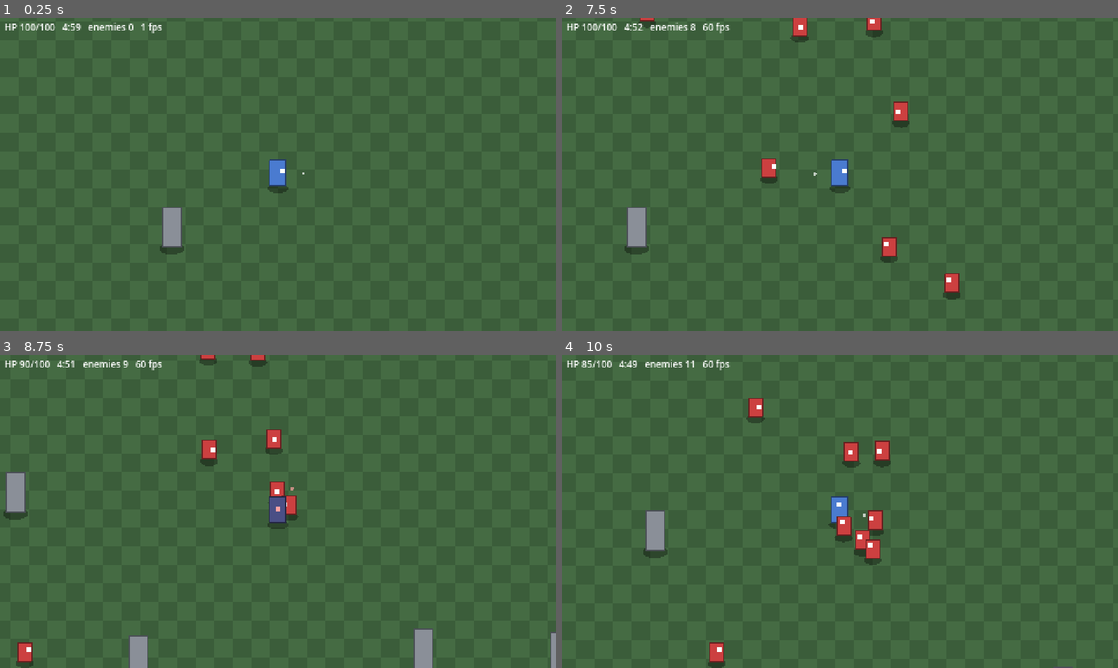
Above: before the commit, frames 1-4 (two rows, left to right).
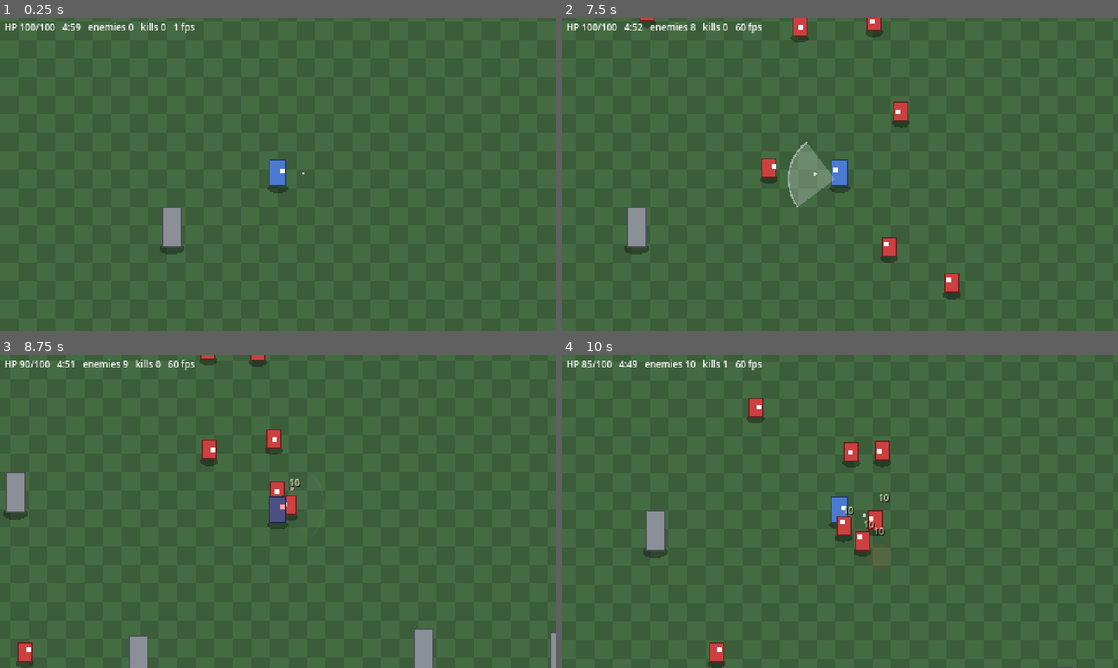
Above: after the commit, the same moments.

Repository: boki-io/game
Game: Godot game, scene res://scenes/main.tscn
Two runs of this game, one before a commit and one after it. Both use one fixed random seed, a clock stepped at 60 frames per second and the inputs below.
Inputs (mouse positions are in pixels of both pictures, inside the frame that each line leads up to):
- Up to frame 1 (0.25 s): no input
- Up to frame 2 (7.5 s): tap Enter (ui_accept) at 0.5, 0.77, 1.52, 3.02, 3.77, 4.52, 6.02, 6.77 s; move the mouse to (962, 158) at 0.52 s; hold D (move_right) 0.53-1.28 s; tap E (ability_e) every 2.25 s from 0.6 to 7.35 s; move the mouse to (728, 190) at 1.27 s; hold S (move_down) 1.28-2.03 s; tap Q (ability_q) at 1.35, 3.6, 5.85 s; move the mouse to (895, 105) at 2.02 s; hold D (move_right) 2.03-2.78 s; tap R (ability_r) at 2.1, 4.35, 6.6 s; move the mouse to (812, 237) at 2.77 s; hold W (move_up) 2.78-3.53 s; move the mouse to (1006, 221) at 3.52 s; hold A (move_left) 3.53-5.03 s; move the mouse to (673, 127) at 4.27 s; move the mouse to (867, 174) at 5.02 s; hold S (move_down) 5.03-5.78 s; move the mouse to (756, 96) at 5.77 s; hold D (move_right) 5.78-6.53 s; move the mouse to (962, 158) at 6.52 s; hold W (move_up) 6.53-7.28 s; move the mouse to (728, 190) at 7.27 s; hold D (move_right) from 7.28 s (still down)
- Up to frame 3 (8.75 s): tap Enter (ui_accept) at 7.52 s; move the mouse to (333, 442) at 8.02 s; release D (move_right) at 8.03 s; hold S (move_down) from 8.03 s (still down); tap Q (ability_q) at 8.1 s
- Up to frame 4 (10 s): move the mouse to (812, 574) at 8.77 s; release S (move_down) at 8.78 s; hold A (move_left) 8.78-9.53 s; tap R (ability_r) at 8.85 s; tap Enter (ui_accept) at 9.02, 9.77 s; move the mouse to (1006, 558) at 9.52 s; hold W (move_up) from 9.53 s (still down); tap E (ability_e) at 9.6 s

The runs differ from the first frame. In frame 1, 0.1% of the frame differs, in the area x 25-35%, y 1-5%; in frame 2, 1.2%, in the area x 25-52%, y 1-61%; in frame 3, 0.2%; in frame 4, 0.5%.

Commit message:
M3: auto Slash, enemy death, damage numbers, hit flash and effects
Co-Authored-By: Claude Sonnet 5.5 <noreply@anthropic.com>

Diff:
--- /dev/null
+++ b/data/abilities/slash.tres
@@ -0,0 +1,13 @@
+[gd_resource type="Resource" script_class="AbilityData" format=3]
+
+[ext_resource type="Script" path="res://scripts/abilities/ability_data.gd" id="1"]
+
+[resource]
+script = ExtResource("1")
+id = &"slash"
+display_name = "Slash"
+cooldown = 0.6
+mana_cost = 0.0
+damage = 10.0
+range = 40.0
+arc_degrees = 90.0
--- a/scenes/main.tscn
+++ b/scenes/main.tscn
@@ -9,6 +9,7 @@
 [ext_resource type="PackedScene" path="res://scenes/enemy.tscn" id="7"]
 [ext_resource type="Script" path="res://scripts/ui/dev_readout.gd" id="8"]
 [ext_resource type="Script" path="res://scripts/ui/end_overlay.gd" id="9"]
+[ext_resource type="Script" path="res://scripts/systems/effects.gd" id="10"]
 
 [node name="Main" type="Node2D"]
 script = ExtResource("1")
@@ -32,6 +33,7 @@
 y_sort_enabled = true
 
 [node name="Effects" type="Node2D" parent="World"]
+script = ExtResource("10")
 
 [node name="Camera" type="Camera2D" parent="."]
 script = ExtResource("4")
--- a/scenes/player.tscn
+++ b/scenes/player.tscn
@@ -5,6 +5,9 @@
 [ext_resource type="Script" path="res://scripts/player/placeholder_sprite.gd" id="3"]
 [ext_resource type="Script" path="res://scripts/systems/health.gd" id="4"]
 [ext_resource type="Script" path="res://scripts/systems/hurtbox.gd" id="5"]
+
+[ext_resource type="Script" path="res://scripts/player/basic_attack.gd" id="6"]
+[ext_resource type="Resource" path="res://data/abilities/slash.tres" id="7"]
 
 [sub_resource type="CircleShape2D" id="1"]
 radius = 5.0
@@ -40,3 +43,7 @@
 [node name="CollisionShape2D" type="CollisionShape2D" parent="Hurtbox"]
 position = Vector2(0, -8)
 shape = SubResource("2")
+
+[node name="BasicAttack" type="Node" parent="."]
+script = ExtResource("6")
+data = ExtResource("7")
--- /dev/null
+++ b/scripts/abilities/ability_data.gd
@@ -0,0 +1,15 @@
+class_name AbilityData
+extends Resource
+
+@export var id: StringName
+@export var display_name: String
+@export var icon: Texture2D
+@export var cooldown: float = 1.5  # seconds
+@export var mana_cost: float = 10.0
+@export var damage: float = 20.0
+@export var range: float = 48.0  # px
+@export var radius: float = 32.0  # px (AoE / spin / slam)
+@export var arc_degrees: float = 90.0  # arc width for slashes
+@export var windup: float = 0.0  # seconds before the hit lands
+@export var behavior: Script  # e.g. DashSlashBehavior
+@export var sfx: AudioStream
--- a/scripts/enemy/enemy.gd
+++ b/scripts/enemy/enemy.gd
@@ -7,20 +7,33 @@
 const SEPARATION_WEIGHT := 0.8
 const ARENA_PADDING := 6.0
 
+signal died(enemy: Enemy)
+
+const FLASH_TIME := 0.06
+
 @export var data: EnemyData
 
 var director: SpawnDirector
+var active := false
 var _contact_cd := 0.0
+var _flash_left := 0.0
 
 @onready var health: Health = $Health
 @onready var hitbox: Area2D = $Hitbox
 @onready var sprite: Node2D = $Sprite
 
 
+func _ready() -> void:
+	health.died.connect(_on_died)
+
+
 func activate(pos: Vector2, hp_multiplier: float) -> void:
 	global_position = pos
 	health.setup(data.max_health * hp_multiplier)
 	_contact_cd = 0.0
+	_flash_left = 0.0
+	sprite.flash = false
+	active = true
 	visible = true
 	process_mode = Node.PROCESS_MODE_INHERIT
 	hitbox.set_deferred("monitoring", true)
@@ -28,6 +41,7 @@
 
 
 func deactivate() -> void:
+	active = false
 	visible = false
 	process_mode = Node.PROCESS_MODE_DISABLED
 	hitbox.set_deferred("monitoring", false)
@@ -38,7 +52,23 @@
 	EnemyGrid.unregister(self)
 
 
+func take_damage(amount: float) -> void:
+	if not active or health.current <= 0.0:
+		return
+	health.take_damage(amount)
+	var fx := Effects.get_for(self)
+	if fx:
+		fx.damage_number(global_position + Vector2(0, -22), amount)
+	if health.current > 0.0:
+		_flash_left = FLASH_TIME
+		sprite.flash = true
+
+
 func _physics_process(delta: float) -> void:
+	if _flash_left > 0.0:
+		_flash_left -= delta
+		if _flash_left <= 0.0:
+			sprite.flash = false
 	var target := PlayerRegistry.nearest(global_position)
 	if target == null:
 		return
@@ -81,3 +111,10 @@
 			dist = 0.01
 		push += away / dist * (1.0 - dist / SEPARATION_RADIUS)
 	return push.limit_length(1.0)
+
+
+func _on_died() -> void:
+	var fx := Effects.get_for(self)
+	if fx:
+		fx.puff(global_position + Vector2(0, -8), Color(0.8, 0.25, 0.25))
+	died.emit(self)
--- /dev/null
+++ b/scripts/player/basic_attack.gd
@@ -0,0 +1,39 @@
+class_name BasicAttack
+extends Node
+## Auto Slash: targets the closest enemy within TARGET_RANGE and cuts an arc toward it.
+## Folded into AbilityCaster in M4.
+
+const TARGET_RANGE := 90.0
+const ENEMY_RADIUS := 6.0  # added to the slash range so edge-touching enemies are hit
+const FACE_TIME := 0.25
+
+@export var data: AbilityData
+
+var _cooldown := 0.0
+
+@onready var player: Player = get_parent()
+
+
+func _physics_process(delta: float) -> void:
+	_cooldown -= delta
+	if _cooldown > 0.0 or player.dead:
+		return
+	var target := EnemyGrid.nearest(player.global_position, TARGET_RANGE)
+	if target == null:
+		return
+	var dir := (target.global_position - player.global_position).normalized()
+	_cooldown = data.cooldown
+	player.face_towards(dir, FACE_TIME)
+	_slash(dir)
+
+
+func _slash(dir: Vector2) -> void:
+	var origin := player.global_position
+	var half_arc := deg_to_rad(data.arc_degrees) / 2.0
+	for enemy in EnemyGrid.query(origin, data.range + ENEMY_RADIUS):
+		var to_enemy := enemy.global_position - origin
+		if absf(dir.angle_to(to_enemy)) <= half_arc:
+			enemy.take_damage(data.damage)
+	var fx := Effects.get_for(self)
+	if fx:
+		fx.slash_arc(origin + Vector2(0, -8), dir, data.range, deg_to_rad(data.arc_degrees))
--- a/scripts/player/placeholder_sprite.gd
+++ b/scripts/player/placeholder_sprite.gd
@@ -5,6 +5,11 @@
 @export var body_size := Vector2(14, 22)
 ## Debug marker showing the aim vector.
 @export var show_aim := true
+## White body flash on hit.
+var flash := false:
+	set(v):
+		flash = v
+		queue_redraw()
 @export var facing := Vector2.RIGHT:
 	set(v):
 		facing = v
@@ -19,7 +24,7 @@
 func _draw() -> void:
 	_draw_shadow()
 	var rect := Rect2(-body_size.x / 2.0, -body_size.y - 2.0, body_size.x, body_size.y)
-	draw_rect(rect, body_color)
+	draw_rect(rect, Color.WHITE if flash else body_color)
 	draw_rect(rect, body_color.darkened(0.5), false)
 	var eye_y := rect.position.y + body_size.y * 0.3
 	draw_rect(Rect2(-2 + facing.x * 4, eye_y + facing.y * 2, 4, 4), Color.WHITE)
--- a/scripts/player/player.gd
+++ b/scripts/player/player.gd
@@ -8,6 +8,9 @@
 
 var facing := Vector2.RIGHT
 var dead := false
+
+var _face_dir := Vector2.RIGHT
+var _face_time := 0.0
 
 @onready var player_input: PlayerInput = $PlayerInput
 @onready var sprite: Node2D = $Sprite
@@ -26,7 +29,7 @@
 	PlayerRegistry.unregister(self)
 
 
-func _physics_process(_delta: float) -> void:
+func _physics_process(delta: float) -> void:
 	if dead:
 		return
 	var move := player_input.move_vector
@@ -34,8 +37,15 @@
 	move_and_slide()
 	if move != Vector2.ZERO:
 		facing = move.normalized()
-	sprite.facing = facing
+	_face_time -= delta
+	sprite.facing = _face_dir if _face_time > 0.0 else facing
 	sprite.aim = player_input.aim_vector
+
+
+## Briefly turn the sprite toward a cast direction (it otherwise faces movement).
+func face_towards(dir: Vector2, duration: float) -> void:
+	_face_dir = dir
+	_face_time = duration
 
 
 func _on_hit_taken(_amount: float) -> void:
--- /dev/null
+++ b/scripts/systems/effects.gd
@@ -0,0 +1,77 @@
+class_name Effects
+extends Node2D
+## Transient visuals drawn from one canvas item: slash arcs, death puffs, damage numbers.
+## Numbers are capped and merged when close together.
+
+const MAX_NUMBERS := 40
+const NUMBER_LIFE := 0.6
+const MERGE_DIST := 10.0
+const MERGE_WINDOW := 0.15
+
+var _numbers: Array[Dictionary] = []
+var _fx: Array[Dictionary] = []
+
+
+static func get_for(node: Node) -> Effects:
+	return node.get_tree().get_first_node_in_group(&"effects") as Effects
+
+
+func _ready() -> void:
+	add_to_group(&"effects")
+	z_index = 10  # above the y-sorted world
+
+
+func damage_number(pos: Vector2, amount: float) -> void:
+	for n in _numbers:
+		if n.age < MERGE_WINDOW and n.pos.distance_to(pos) < MERGE_DIST:
+			n.value += amount
+			return
+	if _numbers.size() >= MAX_NUMBERS:
+		_numbers.remove_at(0)
+	_numbers.append({pos = pos, value = amount, age = 0.0})
+
+
+func slash_arc(pos: Vector2, dir: Vector2, radius: float, arc_rad: float) -> void:
+	_fx.append({kind = &"arc", pos = pos, angle = dir.angle(), radius = radius, arc = arc_rad, age = 0.0, life = 0.12})
+
+
+func puff(pos: Vector2, color: Color) -> void:
+	_fx.append({kind = &"puff", pos = pos, radius = 9.0, color = color, age = 0.0, life = 0.2})
+
+
+func _process(delta: float) -> void:
+	if _numbers.is_empty() and _fx.is_empty():
+		return
+	for n in _numbers:
+		n.age += delta
+	for f in _fx:
+		f.age += delta
+	_numbers = _numbers.filter(func(n: Dictionary) -> bool: return n.age < NUMBER_LIFE)
+	_fx = _fx.filter(func(f: Dictionary) -> bool: return f.age < f.life)
+	queue_redraw()
+
+
+func _draw() -> void:
+	for f in _fx:
+		var t: float = f.age / f.life
+		if f.kind == &"arc":
+			_draw_arc_fx(f, t)
+		else:
+			draw_circle(f.pos, f.radius * (0.4 + t), Color(f.color, 0.6 * (1.0 - t)))
+	var font := ThemeDB.fallback_font
+	for n in _numbers:
+		var t: float = n.age / NUMBER_LIFE
+		var p: Vector2 = n.pos + Vector2(-8, -t * 14.0)
+		var text := str(roundi(n.value))
+		draw_string(font, p + Vector2(1, 1), text, HORIZONTAL_ALIGNMENT_CENTER, 16, 8, Color(0, 0, 0, 1.0 - t))
+		draw_string(font, p, text, HORIZONTAL_ALIGNMENT_CENTER, 16, 8, Color(1, 1, 0.8, 1.0 - t))
+
+
+func _draw_arc_fx(f: Dictionary, t: float) -> void:
+	var pts := PackedVector2Array([f.pos])
+	var steps := 10
+	for i in steps + 1:
+		var a: float = f.angle - f.arc / 2.0 + f.arc * i / steps
+		pts.append(f.pos + Vector2.from_angle(a) * f.radius)
+	draw_colored_polygon(pts, Color(1, 1, 1, 0.5 * (1.0 - t)))
+	draw_arc(f.pos, f.radius, f.angle - f.arc / 2.0, f.angle + f.arc / 2.0, 12, Color(1, 1, 1, 1.0 - t), 1.5)
--- a/scripts/systems/run_manager.gd
+++ b/scripts/systems/run_manager.gd
@@ -6,6 +6,7 @@
 const RUN_DURATION := 300.0  # seconds
 
 var elapsed := 0.0
+var kills := 0
 var running := true
 
 
--- a/scripts/systems/spawn_director.gd
+++ b/scripts/systems/spawn_director.gd
@@ -77,5 +77,11 @@
 		return _pool.pop_back()
 	var enemy: Enemy = enemy_scene.instantiate()
 	enemy.director = self
+	enemy.died.connect(_on_enemy_died)
 	enemies_root.add_child(enemy)
 	return enemy
+
+
+func _on_enemy_died(enemy: Enemy) -> void:
+	run_manager.kills += 1
+	release(enemy)
--- a/scripts/ui/dev_readout.gd
+++ b/scripts/ui/dev_readout.gd
@@ -9,5 +9,5 @@
 	var player: Player = PlayerRegistry.players[0] if not PlayerRegistry.players.is_empty() else null
 	var hp := "-" if player == null else "%d/%d" % [player.health.current, player.health.max_health]
 	var remaining := maxf(RunManager.RUN_DURATION - run_manager.elapsed, 0.0)
-	text = "HP %s   %d:%02d   enemies %d   %d fps" % [
-		hp, int(remaining) / 60, int(remaining) % 60, spawn_director.alive, Engine.get_frames_per_second()]
+	text = "HP %s   %d:%02d   enemies %d   kills %d   %d fps" % [
+		hp, int(remaining) / 60, int(remaining) % 60, spawn_director.alive, run_manager.kills, Engine.get_frames_per_second()]
Not shown, added: scripts/abilities/ability_data.gd.uid
Not shown, added: scripts/player/basic_attack.gd.uid
Not shown, added: scripts/systems/effects.gd.uid
